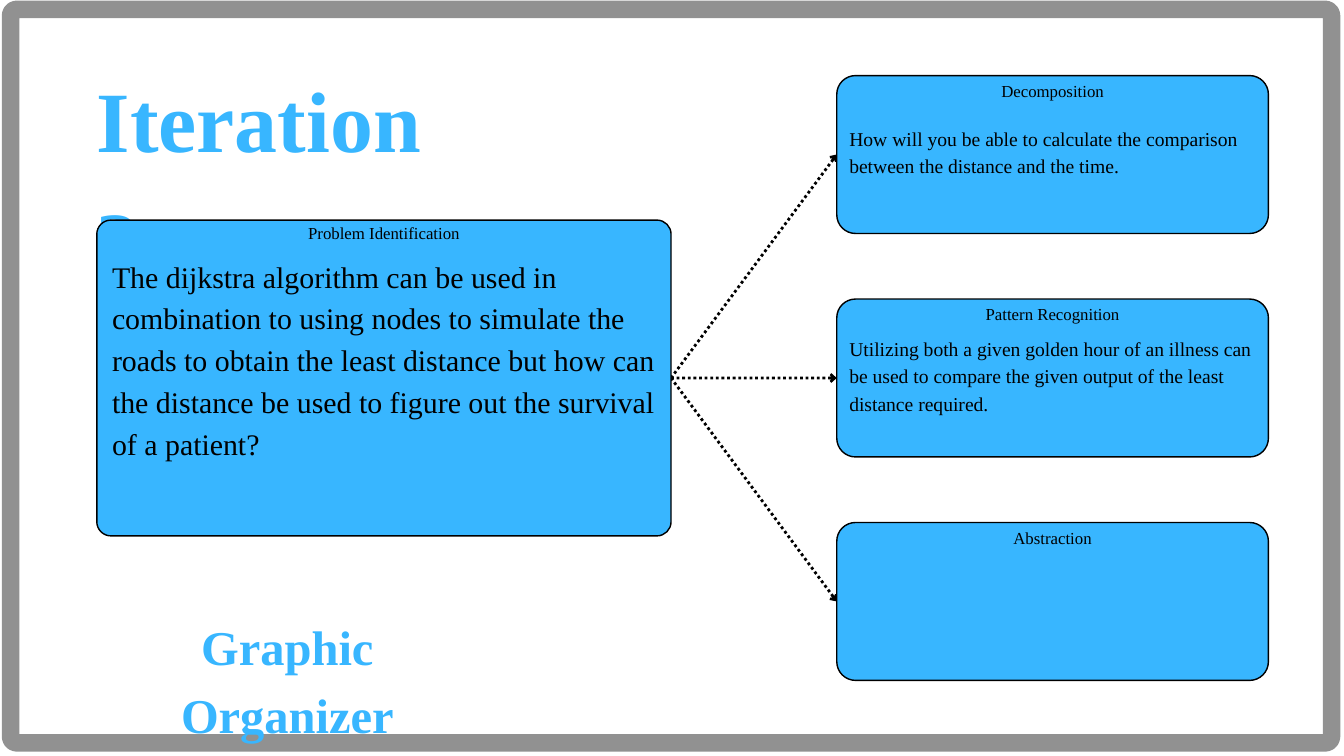
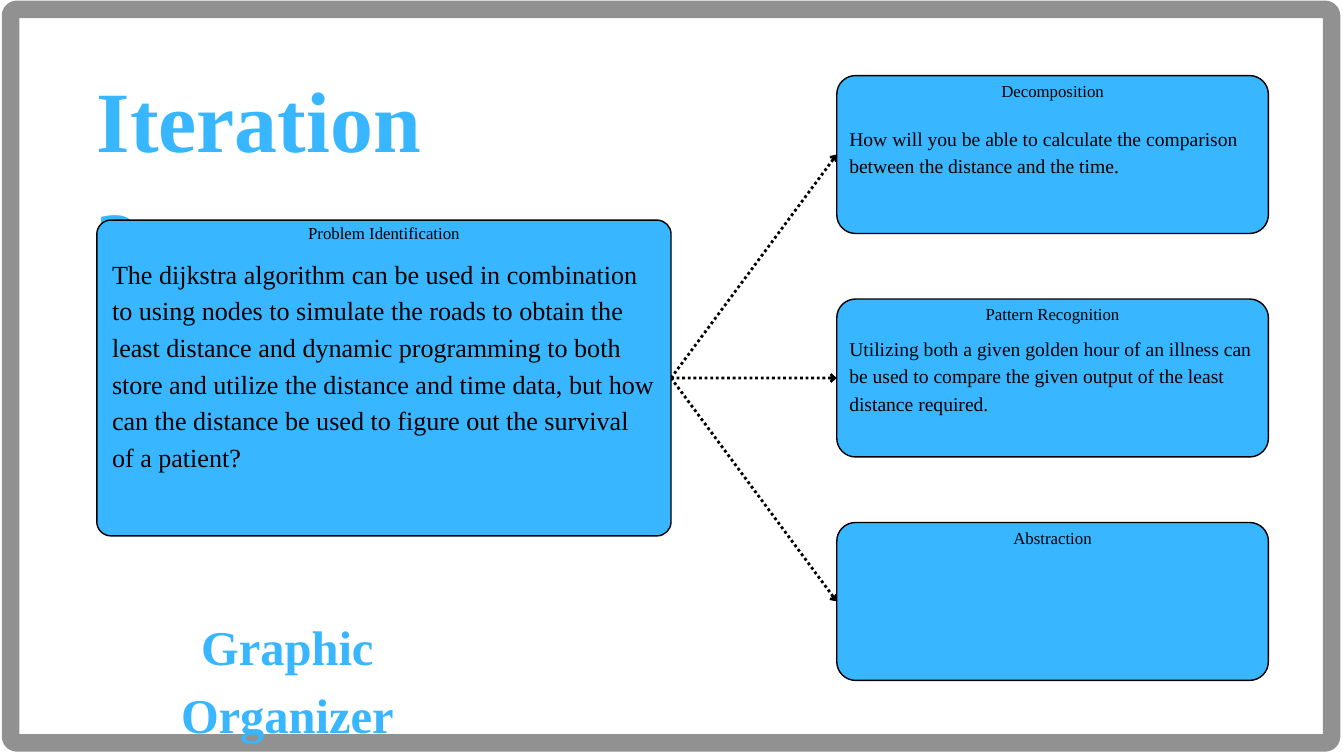
Before and after one commit to FDMasangkay/CPE311-CPE22S3, a slide deck: slide 4 of Case Study 1/Case Study - CPE22S3 - Pathway 301.pptx (slide 3 before the commit). Drawn at 1344x756 pixels with LibreOffice and Linux fonts; fonts in the diff are those of the drawing. Boxes give left, top, right and bottom in pixels: in the first picture for what was removed or moved away, otherwise in the second. Text is boxed around its words. In the diff, an @@ line names an element or a change of style, - is before the commit and + after.

```diff
--- a/Case Study 1/Case Study - CPE22S3 - Pathway 301.pptx
+++ b/Case Study 1/Case Study - CPE22S3 - Pathway 301.pptx
@@ text at [112,266,654,473]: text changed; size 32 to 28 pt @@
-The dijkstra algorithm can be used in combination to using nodes to simulate the roads to obtain the least distance but how can the distance be used to figure out the survival of a patient?
+The dijkstra algorithm can be used in combination to using nodes to simulate the roads to obtain the least distance and dynamic programming to both store and utilize the distance and time data, but how can the distance be used to figure out the survival of a patient?
```
Also in this commit, not shown: 3 other slides changed, 2 slides added, 1 other file.
